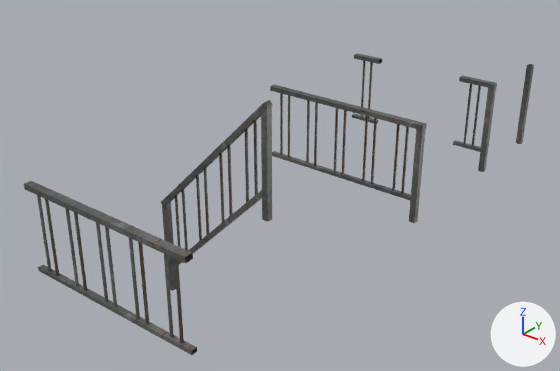
The FBX model Assets/_game/Models/Assets/ConstructionSiteAssets/MetalRailings/AngledMetalRailingAssetPack.fbx as it was, and as the next commit left it.
Camera for both pictures: a 50 mm camera at (8.09, -9.04, 7.21) aimed at (-0.52, 1.72, 0.54). Arrows for +X, +Y and +Z are at lower right; the lights stay in place. Where no turn or scale is listed for an object, it has been applied to the vertices.

The older version as bpy lines, for what is in view:
```python
ob_angl = bpy.data.objects.new('Angl', me_cylinder)
ob_angl.location = (0.0, 0.0, 1.18)
ob_cylinder_001 = bpy.data.objects.new('Cylinder.001', me_cylinder_001)
ob_cylinder_001.location = (0.0, 3.0, 1.18)
ob_cylinder_002 = bpy.data.objects.new('Cylinder.002', me_cylinder_002)
ob_cylinder_002.location = (-1.33, 6.02, 1.22)
ob_cylinder_003 = bpy.data.objects.new('Cylinder.003', me_cylinder_003)
ob_cylinder_003.location = (1.48, 6.02, 1.16)
ob_cylinder_004 = bpy.data.objects.new('Cylinder.004', me_cylinder_004)
ob_cylinder_004.location = (0.0, -3.0, 1.18)
ob_cylinder_005 = bpy.data.objects.new('Cylinder.005', me_cylinder_005)
ob_cylinder_005.location = (0.0, 3.0, 1.18)
```
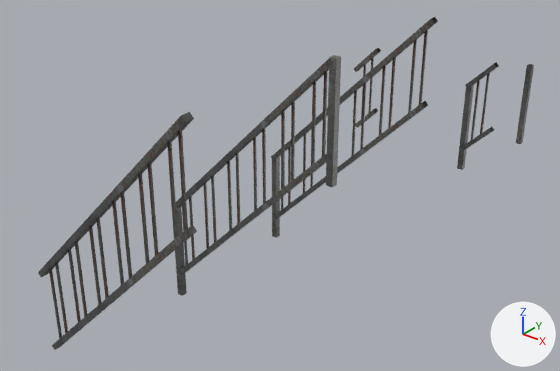
Pixel boxes [x1, y1, x2, y2] of what changed, in the pictures (560 x 371 px; the box of a moved part takes in the faces that stretch with it):
'Angl', reshaped, moved (51% wider, 26% taller): before [161, 100, 273, 291]; after [171, 55, 341, 296]
'Angl.001', added: after [38, 112, 197, 350]
'Cylinder.004', deleted: before [24, 181, 197, 355]
'Cylinder.001', deleted: before [270, 85, 427, 223]
'Angl.002', added: after [271, 17, 438, 238]
'Cylinder.003', deleted: before [453, 76, 497, 172]
'Angl.003', added: after [457, 62, 499, 170]
'Cylinder.002', deleted: before [352, 53, 382, 123]
'Angl.004', added: after [353, 48, 381, 128]
part 1 of me_cylinder, added: after [326, 55, 341, 187]
part 2 of me_cylinder, moved or reshaped: before [175, 195, 181, 247]; after [182, 207, 188, 265]
part 3 of me_cylinder, moved or reshaped: before [182, 189, 188, 250]; after [189, 196, 195, 260]
part 4 of me_cylinder, moved or reshaped: before [196, 174, 202, 241]; after [203, 182, 209, 248]
part 5 of me_cylinder, moved or reshaped: before [203, 167, 209, 235]; after [211, 175, 217, 243]
part 6 of me_cylinder, moved or reshaped: before [219, 152, 225, 222]; after [227, 160, 232, 231]
part 7 of me_cylinder, moved or reshaped: before [227, 145, 233, 216]; after [235, 152, 240, 224]
part 8 of me_cylinder, moved or reshaped: before [245, 128, 249, 202]; after [253, 136, 257, 211]
part 9 of me_cylinder, moved or reshaped: before [254, 119, 258, 195]; after [262, 128, 266, 204]
part 10 of me_cylinder, added: after [281, 110, 285, 189]
part 11 of me_cylinder, added: after [291, 100, 295, 181]
part 12 of me_cylinder, added: after [311, 81, 316, 165]
part 13 of me_cylinder, added: after [322, 70, 328, 157]
part 14 of me_cylinder, deleted: before [261, 106, 272, 222]
part 15 of me_cylinder, moved or reshaped: before [161, 100, 273, 270]; after [171, 58, 333, 275]

The change, as a list of edits to the scene's bpy script:
```text
Change me_cylinder:
    remove me_cylinder.from_pydata(...)  # 96 vertices, 52 faces; spans x -2.03..0.66, y -0.07..0.07, z -2.75..1.84
    add me_cylinder.from_pydata(...)  # 128 vertices, 68 faces; spans x -2.03..1.66, y -0.07..0.07, z -2.75..2.8
    me_cylinder part 1: a new loose piece, a box spanning x 1.54..1.66, y -0.06..0.06, z 0.74..2.8, in mat_material (picture img_metalrailingtexture_png)
    me_cylinder part 2: the loose piece of 8 vertices spanning x -1.69..-1.64, y -0.02..0.02, z -1.97..-0.51 is moved by (-0.1, 0.0, -0.1)
    me_cylinder part 3: the loose piece of 8 vertices spanning x -1.49..-1.44, y -0.02..0.02, z -1.79..-0.33 is moved by (-0.1, 0.0, -0.1)
    me_cylinder part 4: the loose piece of 8 vertices spanning x -1.09..-1.04, y -0.02..0.02, z -1.37..0.09 is moved by (-0.1, 0.0, -0.1)
    me_cylinder part 5: the loose piece of 8 vertices spanning x -0.89..-0.84, y -0.02..0.02, z -1.18..0.28 is moved by (-0.1, 0.0, -0.1)
    me_cylinder part 6: the loose piece of 8 vertices spanning x -0.49..-0.44, y -0.02..0.02, z -0.78..0.68 is moved by (-0.1, 0.0, -0.1)
    me_cylinder part 7: the loose piece of 8 vertices spanning x -0.29..-0.24, y -0.02..0.02, z -0.58..0.88 is moved by (-0.1, 0.0, -0.1)
    me_cylinder part 8: the loose piece of 8 vertices spanning x 0.11..0.16, y -0.02..0.02, z -0.16..1.3 is moved by (-0.1, 0.0, -0.1)
    me_cylinder part 9: the loose piece of 8 vertices spanning x 0.31..0.36, y -0.02..0.02, z 0.02..1.48 is moved by (-0.1, 0.0, -0.1)
    me_cylinder part 10: the loose piece of 8 vertices spanning x 0.31..0.36, y -0.02..0.02, z 0.02..1.48 is copied, and the copy is moved by (0.3, 0.0, 0.31); it spans x 0.61..0.66, y -0.02..0.02, z 0.34..1.8
    me_cylinder part 11: the loose piece of 8 vertices spanning x 0.31..0.36, y -0.02..0.02, z 0.02..1.48 is copied, and the copy is moved by (0.5, 0.0, 0.5); it spans x 0.81..0.86, y -0.02..0.02, z 0.52..1.98
    me_cylinder part 12: the loose piece of 8 vertices spanning x 0.31..0.36, y -0.02..0.02, z 0.02..1.48 is copied, and the copy is moved by (0.9, 0.0, 0.91); it spans x 1.21..1.26, y -0.02..0.02, z 0.94..2.4
    me_cylinder part 13: the loose piece of 8 vertices spanning x 0.31..0.36, y -0.02..0.02, z 0.02..1.48 is copied, and the copy is moved by (1.1, 0.0, 1.1); it spans x 1.41..1.46, y -0.02..0.02, z 1.12..2.58
    me_cylinder part 14: the loose piece of 8 vertices spanning x 0.51..0.64, y -0.06..0.06, z -0.31..1.75 is deleted
    me_cylinder part 15
    8 vertices are removed from x 0.55..0.66, y -0.07..0.07, z 0.23..1.84
    9 faces are deleted
    8 vertices are added at x 1.51..1.62, y -0.07..0.07, z 1.19..2.8
    8 new faces join them
Remove ob_cylinder_003:
    ob_cylinder_003 = bpy.data.objects.new('Cylinder.003', me_cylinder_003)
Remove ob_cylinder_002:
    ob_cylinder_002 = bpy.data.objects.new('Cylinder.002', me_cylinder_002)
Remove ob_cylinder_001:
    ob_cylinder_001 = bpy.data.objects.new('Cylinder.001', me_cylinder_001)
Change ob_angl:
    ob_angl.location: (0.0, 0.0, 1.18) -> (0.28, 0.0, 1.18)
Remove ob_cylinder_004:
    ob_cylinder_004 = bpy.data.objects.new('Cylinder.004', me_cylinder_004)
Add ob_angl_004:
    ob_angl_004 = bpy.data.objects.new('Angl.004', me_cylinder_009)  # 32 vertices, 16 faces; spans x -0.33..0.36, y -0.07..0.07, z -1.03..1.03; in mat_material (picture img_metalrailingtexture_png)
    ob_angl_004.location = (-1.37, 6.05, 1.21)
Add ob_angl_001:
    ob_angl_001 = bpy.data.objects.new('Angl.001', me_cylinder_006)  # 112 vertices, 60 faces; spans x -2.03..1.62, y -0.07..0.07, z -2.3..2.8; in mat_material (picture img_metalrailingtexture_png)
    ob_angl_001.location = (0.28, -3.0, 1.18)
Add ob_angl_003:
    ob_angl_003 = bpy.data.objects.new('Angl.003', me_cylinder_008)  # 40 vertices, 22 faces; spans x -0.37..0.37, y -0.07..0.07, z -1.28..1.28; in mat_material (picture img_metalrailingtexture_png)
    ob_angl_003.location = (1.56, 6.04, 1.16)
Add ob_angl_002:
    ob_angl_002 = bpy.data.objects.new('Angl.002', me_cylinder_007)  # 120 vertices, 62 faces; spans x -2.03..1.62, y -0.07..0.07, z -2.75..2.8; in mat_material (picture img_metalrailingtexture_png)
    ob_angl_002.location = (0.28, 3.0, 1.18)
```
